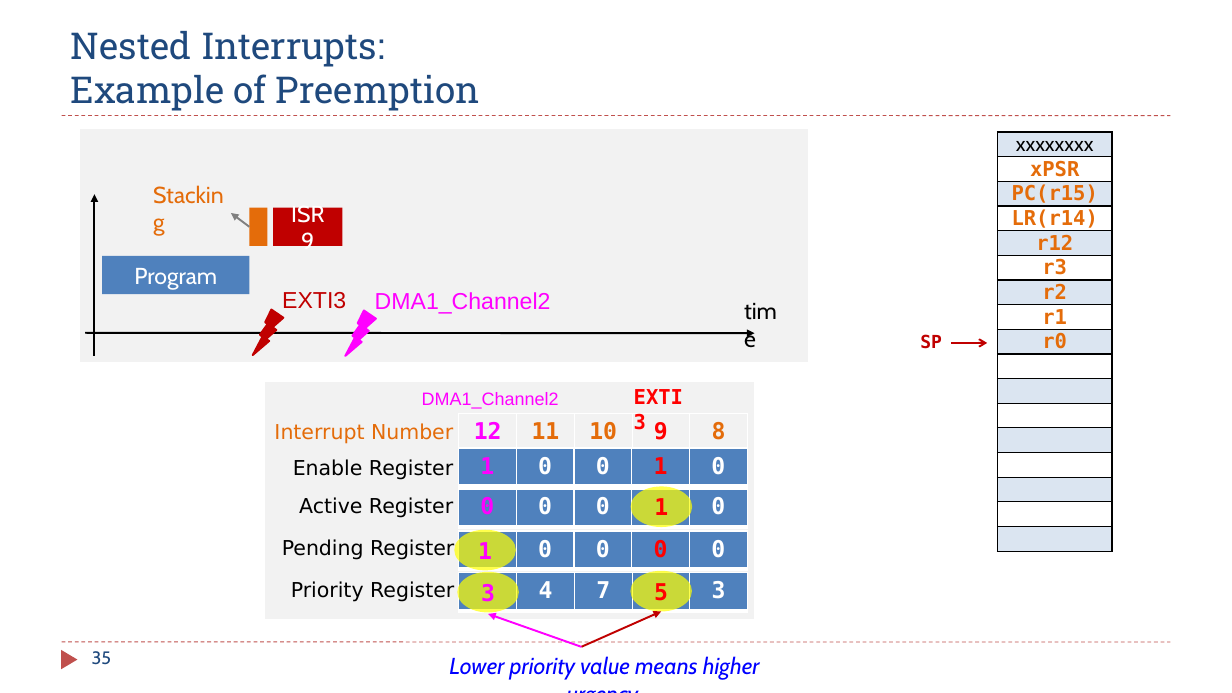
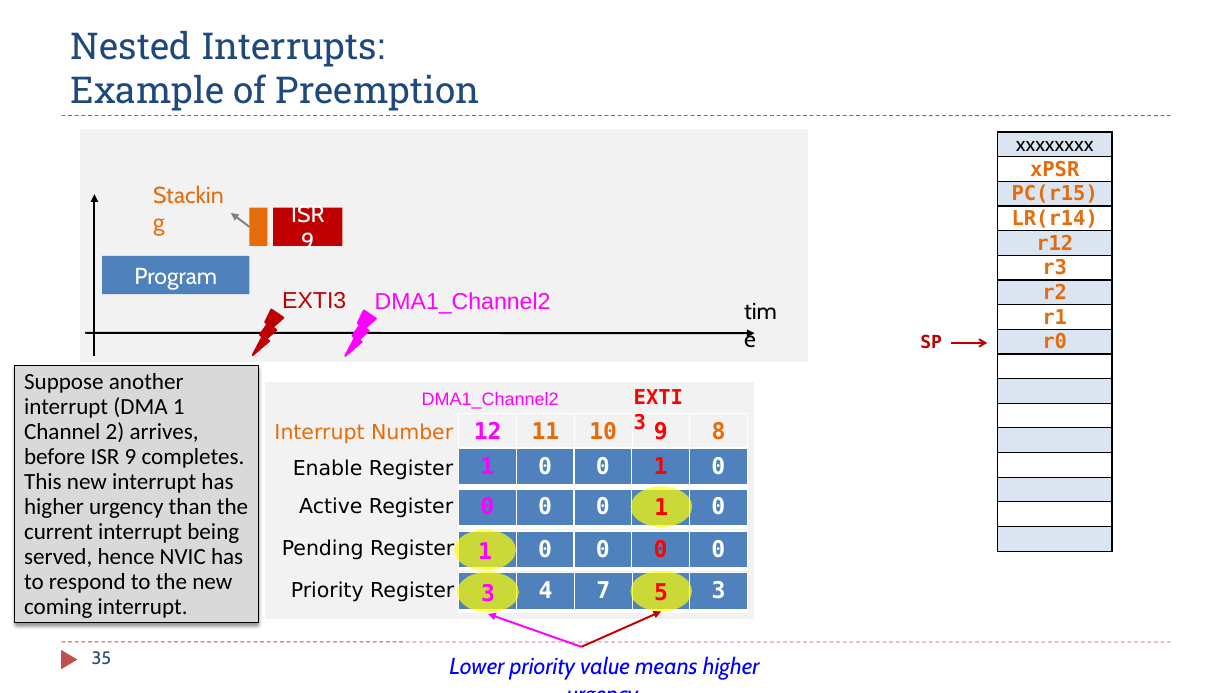
Before and after one commit to guhofstra/CSC111Fa25, a slide deck: slide 35 of PPTs/Ch11_Interrupt_Tutorial.pptx. Drawn at 1232x693 pixels with LibreOffice and Linux fonts; fonts in the diff are those of the drawing. Boxes give left, top, right and bottom in pixels: in the first picture for what was removed or moved away, otherwise in the second. Text is boxed around its words. In the diff, an @@ line names an element or a change of style, - is before the commit and + after.

```diff
--- a/PPTs/Ch11_Interrupt_Tutorial.pptx
+++ b/PPTs/Ch11_Interrupt_Tutorial.pptx
@@ rectangle added at [15, 365, 259, 623], fill #D9D9D9, outline #000000 0.75 pt, 18 pt, text #000000 @@
+Suppose another interrupt (DMA 1 Channel 2) arrives, before ISR 9 completes. This new interrupt has higher urgency than the current interrupt being served, hence NVIC has to respond to the new coming interrupt.
```
Also in this commit, not shown: 27 other slides changed, 19 other files.
